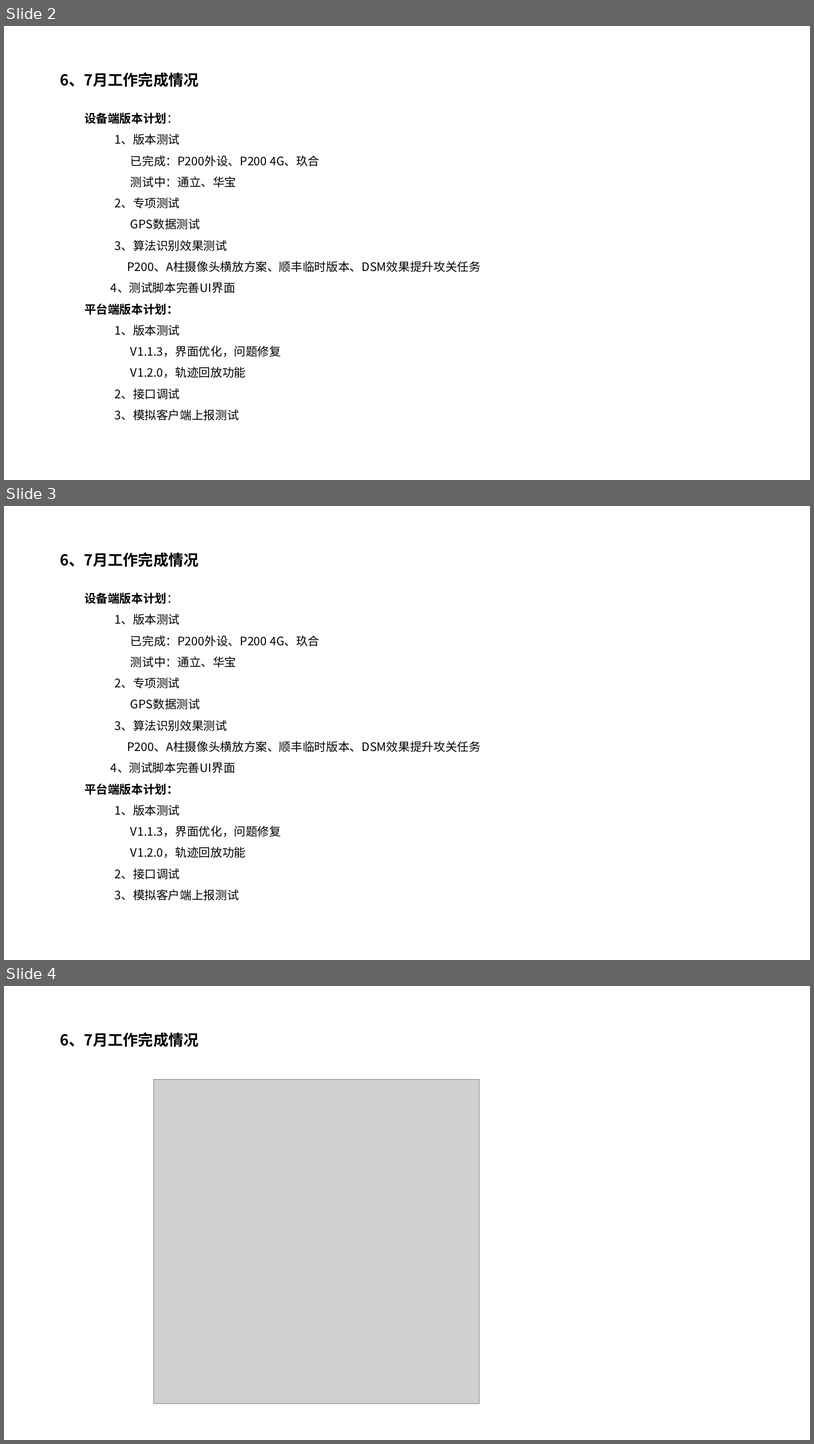
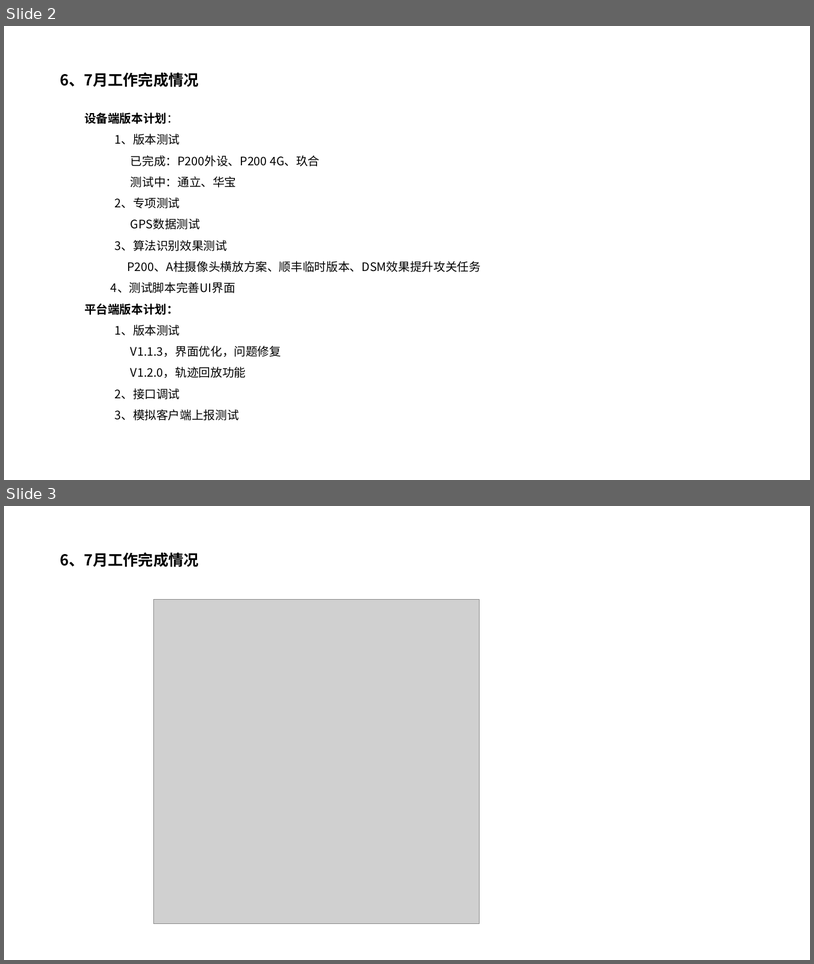
Before and after one commit to chanjumping/-, a slide deck: 7月工作汇报-陈江滨.pptx. Shown one above the other, each under a label of ours: slides 2, 3 and 4 before the commit, slides 2 and 3 after it. The pictures are 814x1444 and 814x964 pixels, drawn with LibreOffice and Linux fonts; fonts in the diff are those of the drawing; grey boxes stand for pictures; background and template pictures are left out. Boxes give left, top, right and bottom in pixels: in the first picture for what was removed or moved away, otherwise in the second. Text is boxed around its words. In the diff, an @@ line names an element or a change of style, - is before the commit and + after.

```diff
--- a/7月工作汇报-陈江滨.pptx
+++ b/7月工作汇报-陈江滨.pptx
@@ slide 3 removed at (4,506,810,960), background picture (left out) @@
@@ text removed at (60,552,198,567) @@
-6、7月工作完成情况
@@ text removed at (84,592,480,900) @@
-设备端版本计划：
-  1、版本测试
-  已完成：P200外设、P200 4G、玖合
-  测试中：通立、华宝
-  2、专项测试
-  GPS数据测试
-  3、算法识别效果测试
-P200、A柱摄像头横放方案、顺丰临时版本、DSM效果提升攻关任务
-4、测试脚本完善UI界面
-平台端版本计划：
-  1、版本测试
-  V1.1.3，界面优化，问题修复
-  V1.2.0，轨迹回放功能
-  2、接口调试
-  3、模拟客户端上报测试
@@ what was slide 4 is now slide 3 @@
```
Also in this commit, not shown: 9 other files.
